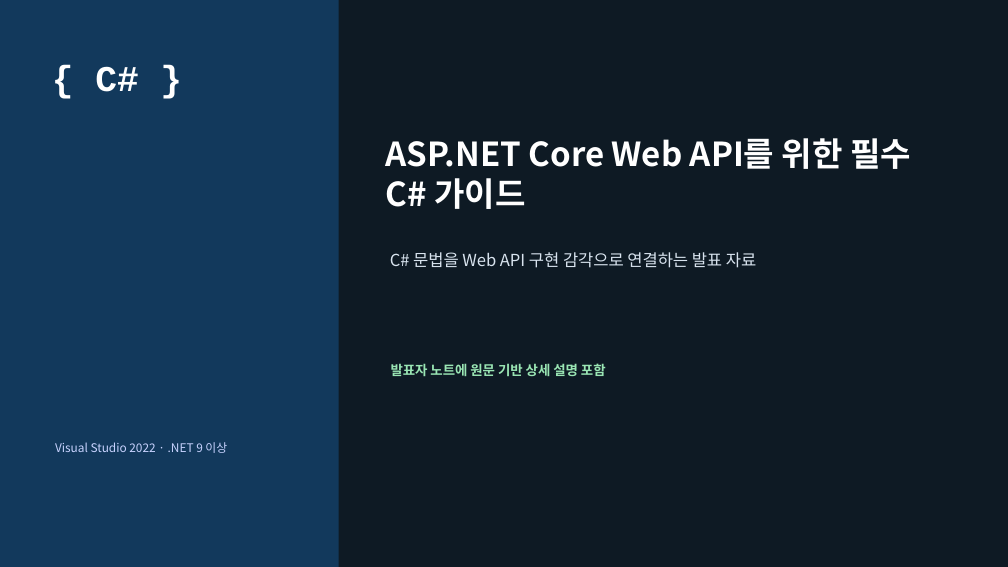
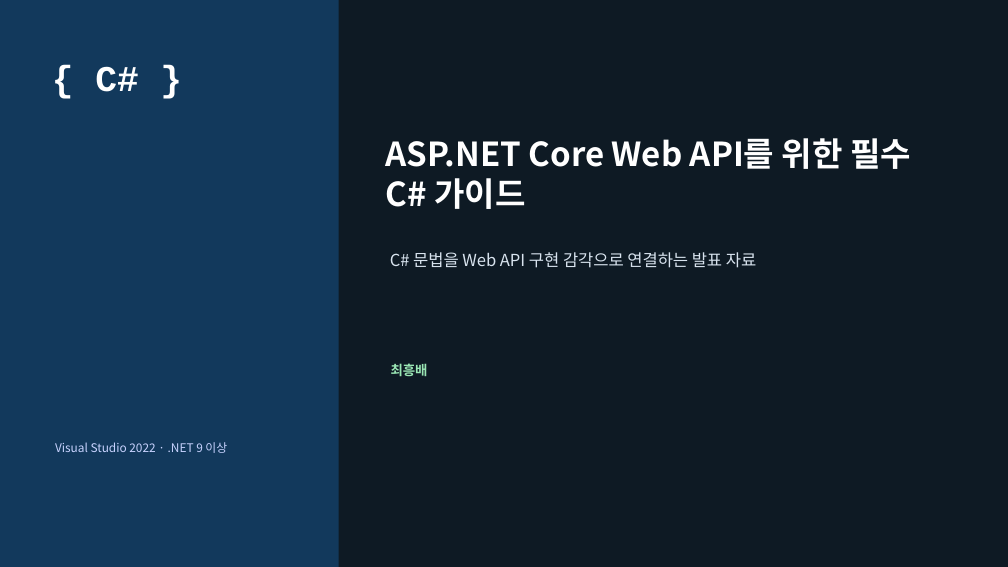
Before and after one commit to jacking75/programming-books-with-ai, a slide deck: slide 1 of ASPNETCore-ASPNETCoreWebAPI를_위한_필수_CSharp_가이드/aspnetcore-webapi-csharp-guide-presentation.pptx. Drawn at 1008x567 pixels with LibreOffice and Linux fonts; fonts in the diff are those of the drawing. Boxes give left, top, right and bottom in pixels: in the first picture for what was removed or moved away, otherwise in the second. Text is boxed around its words. In the diff, an @@ line names an element or a change of style, - is before the commit and + after.

Commit message:
문서 변경

```diff
--- a/ASPNETCore-ASPNETCoreWebAPI를_위한_필수_CSharp_가이드/aspnetcore-webapi-csharp-guide-presentation.pptx
+++ b/ASPNETCore-ASPNETCoreWebAPI를_위한_필수_CSharp_가이드/aspnetcore-webapi-csharp-guide-presentation.pptx
@@ text at <box>391,363,428,376</box>: text changed @@
-발표자 노트에 원문 기반 상세 설명 포함
+최흥배
```
